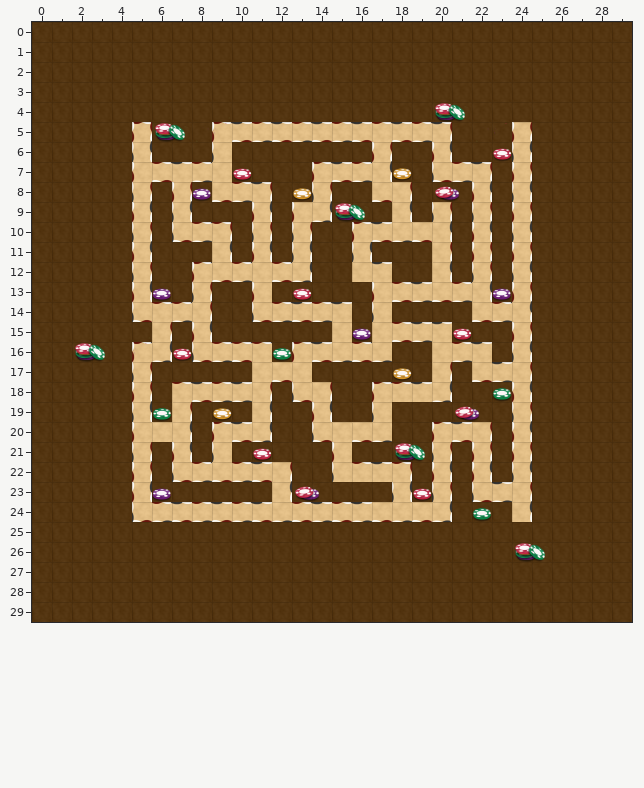
Two states of a Tiled map, ggj-cof/casino.tmx. The picture above was drawn from the file before the commit.
Cells are 64x64 px. Shown: x 0..29, y 0..29. Tiles whose own drawing changed are shown in their newer look in all pictures.
Now the later version:
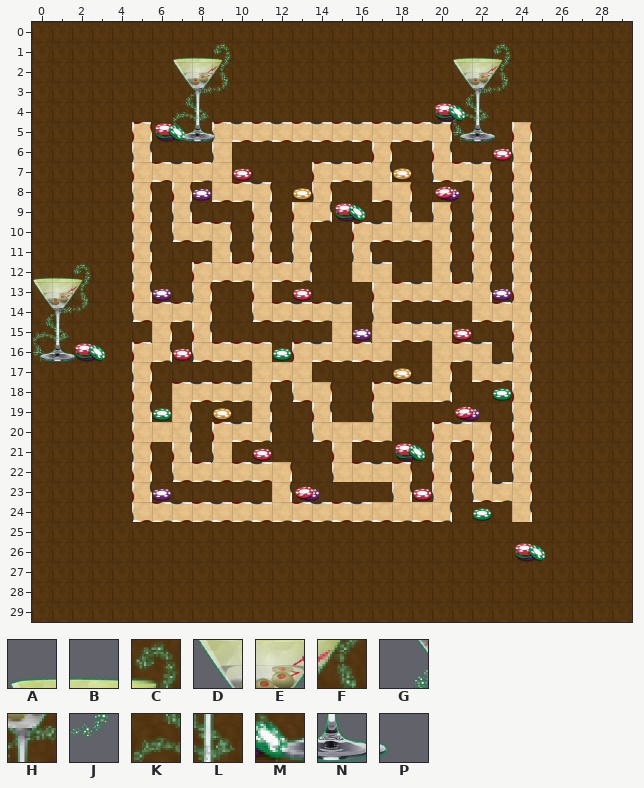
Key: from "decoration": A 29, B 30, C 31, D 37, E 38, F 39, G 45, H 46, J 47, K 53, L 54, M 61, N 62, P 63.
_ is an empty cell.
Tiles of an added or newly shown layer are drawn over the layers below it.
See-through tiles are keyed as they look on the map.
Diff:
Layer "Background2" (added):
y 1: x 7..9 ___ -> ABC; x 21..23 ___ -> ABC
y 2: x 7..9 ___ -> DEF; x 21..23 ___ -> DEF
y 3: x 7..9 ___ -> GHJ; x 21..23 ___ -> GHJ
y 4: x 7..8 __ -> KL; x 21..22 __ -> KL
y 5: x 7..9 ___ -> MNP; x 21..23 ___ -> MNP
y 12: x 0..2 ___ -> ABC
y 13: x 0..2 ___ -> DEF
y 14: x 0..2 ___ -> GHJ
y 15: x 0..1 __ -> KL
y 16: x 0..2 ___ -> MNP
Pixel boxes of the changes (left, top, right, bottom) in both pictures:
added: (172, 43, 231, 142)
added: (452, 43, 511, 142)
added: (32, 263, 91, 362)
